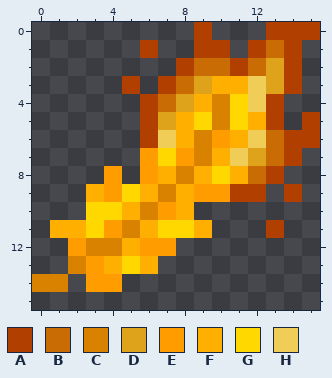
Pixel-art sprite: source/_images/legends_wiki/items/fire_wing.png. That is the earlier state.
The file is 64x64 pixels, drawn in blocks of 4x4; one block is one cell here.
Palette (. is transparent): A #b13f00  B #c96c03  C #d88200  D #dfa21b  E #ff9c00  F #ffaf00  G #ffd800  H #efcd56
And afterwards:
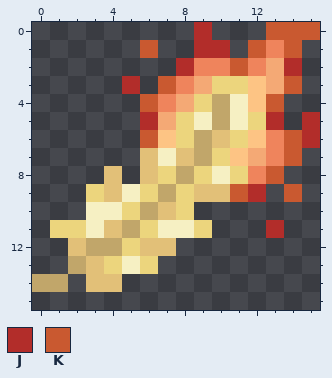
Colours new in this view: J #b22d2a  K #c95930
Commit: More accurate wing colors
Changes in this commit:
{"colour":"B","old":"#c96c03","new":"#ef845c"}
{"colour":"C","old":"#d88200","new":"#c1a66a"}
{"colour":"D","old":"#dfa21b","new":"#f4a975"}
{"colour":"E","old":"#ff9c00","new":"#e2c078"}
{"colour":"F","old":"#ffaf00","new":"#ecd57d"}
{"colour":"G","old":"#ffd800","new":"#f6f0c3"}
{"colour":"H","old":"#efcd56","new":"#fdc484"}
{"y":0,"x":9,"old":"A","new":"J"}
{"y":0,"x":13,"old":"AAA","new":"KKK"}
{"y":1,"x":6,"old":"A","new":"K"}
{"y":1,"x":9,"old":"AA","new":"JJ"}
{"y":1,"x":12,"old":"A","new":"K"}
{"y":1,"x":14,"old":"A","new":"K"}
{"y":2,"x":8,"old":"A","new":"J"}
{"y":2,"x":11,"old":"A","new":"K"}
{"y":2,"x":14,"old":"A","new":"J"}
{"y":3,"x":5,"old":"A","new":"J"}
{"y":3,"x":7,"old":"A","new":"K"}
{"y":3,"x":14,"old":"A","new":"K"}
{"y":4,"x":6,"old":"A","new":"K"}
{"y":4,"x":13,"old":"A","new":"K"}
{"y":5,"x":6,"old":"A","new":"J"}
{"y":5,"x":13,"old":"A","new":"J"}
{"y":5,"x":15,"old":"A","new":"J"}
{"y":6,"x":6,"old":"A","new":"K"}
{"y":6,"x":14,"old":"AA","new":"KJ"}
{"y":7,"x":14,"old":"A","new":"K"}
{"y":8,"x":13,"old":"A","new":"K"}
{"y":9,"x":11,"old":"AA","new":"KJ"}
{"y":9,"x":14,"old":"A","new":"K"}
{"y":11,"x":13,"old":"A","new":"J"}
